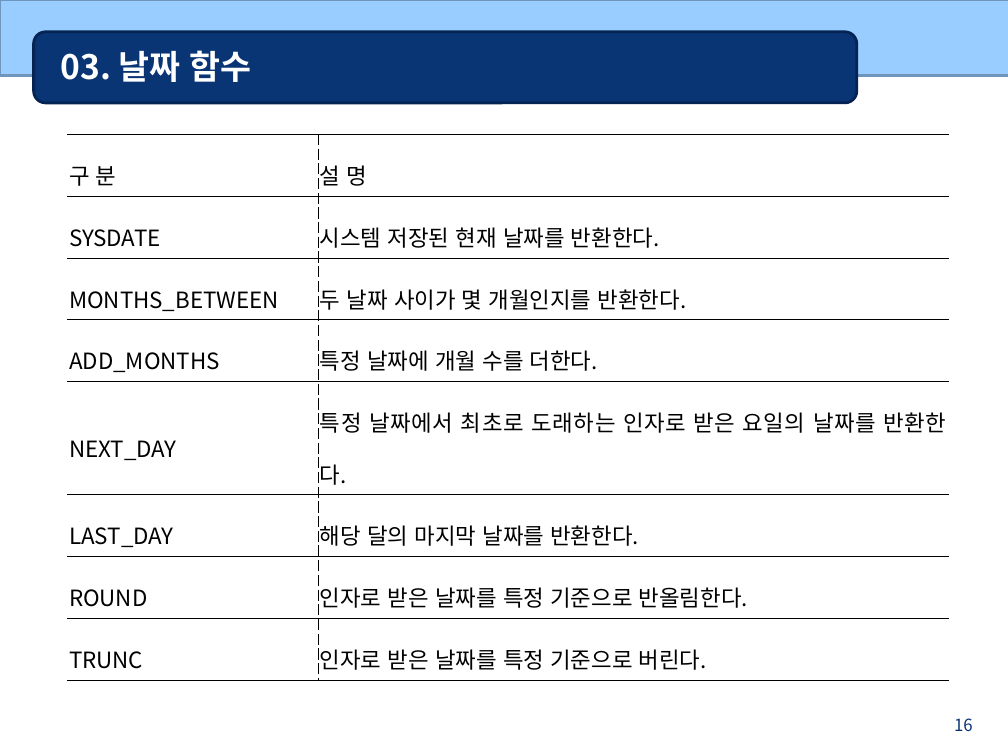
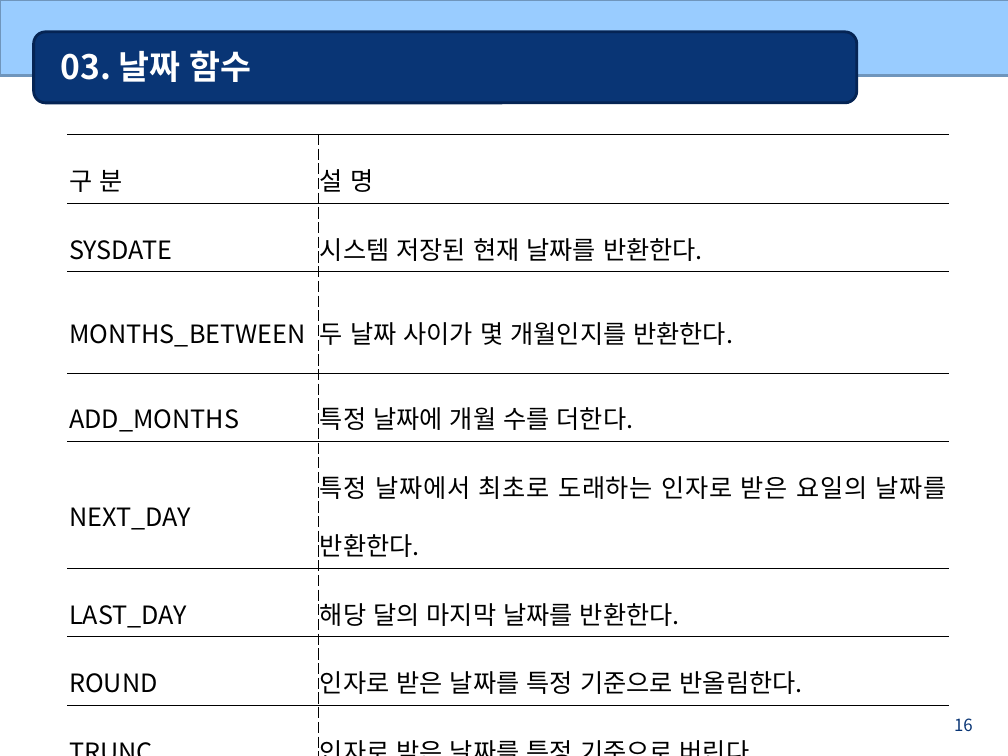
Before and after one commit to bcchoi518/Gukbi, a slide deck: slide 16 of 6_Oracle(DB)/oracle_ppt/04 다양한 함수.ppt. Drawn at 1008x756 pixels with LibreOffice and Linux fonts; fonts in the diff are those of the drawing. Boxes give left, top, right and bottom in pixels: in the first picture for what was removed or moved away, otherwise in the second. Text is boxed around its words. In the diff, an @@ line names an element or a change of style, - is before the commit and + after.

```diff
--- a/6_Oracle(DB)/oracle_ppt/04 다양한 함수.ppt
+++ b/6_Oracle(DB)/oracle_ppt/04 다양한 함수.ppt
@@ table at [68, 134, 950, 698] @@
@@ size 16 to 18 pt @@
```
Also in this commit, not shown: 17 other slides changed, 43 other files.
